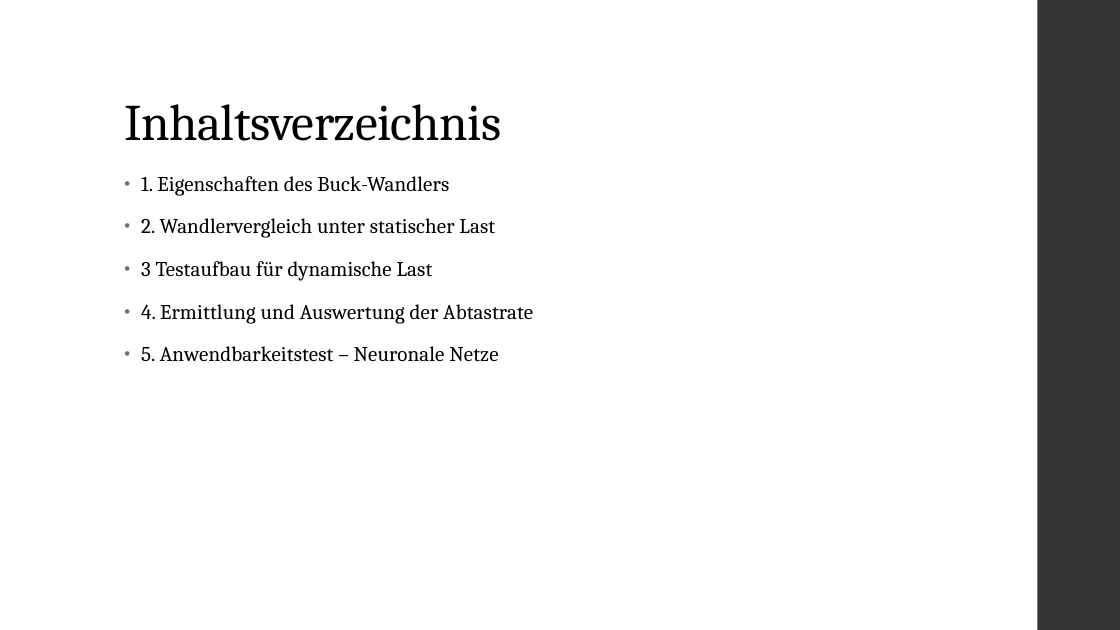
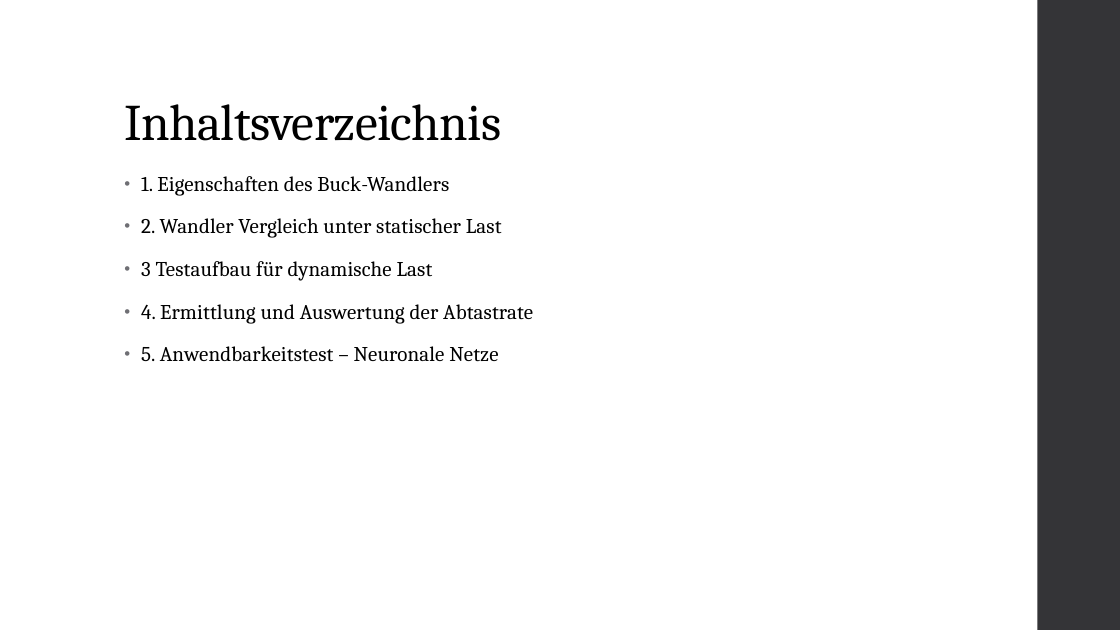
Before and after one commit to Blizzrow/Texts, a slide deck: slide 2 of Wandler_Koll.pptx. Drawn at 1120x630 pixels with LibreOffice and Linux fonts; fonts in the diff are those of the drawing. Boxes give left, top, right and bottom in pixels: in the first picture for what was removed or moved away, otherwise in the second. Text is boxed around its words. In the diff, an @@ line names an element or a change of style, - is before the commit and + after.

```diff
--- a/Wandler_Koll.pptx
+++ b/Wandler_Koll.pptx
@@ text at (x1=141, y1=218, x2=502, y2=238): text changed @@
-• 2. Wandlervergleich unter statischer Last
+• 2. Wandler Vergleich unter statischer Last
```
Also in this commit, not shown: 3 other slides changed, 1 slide added, 3 slides removed, 4 other files.
